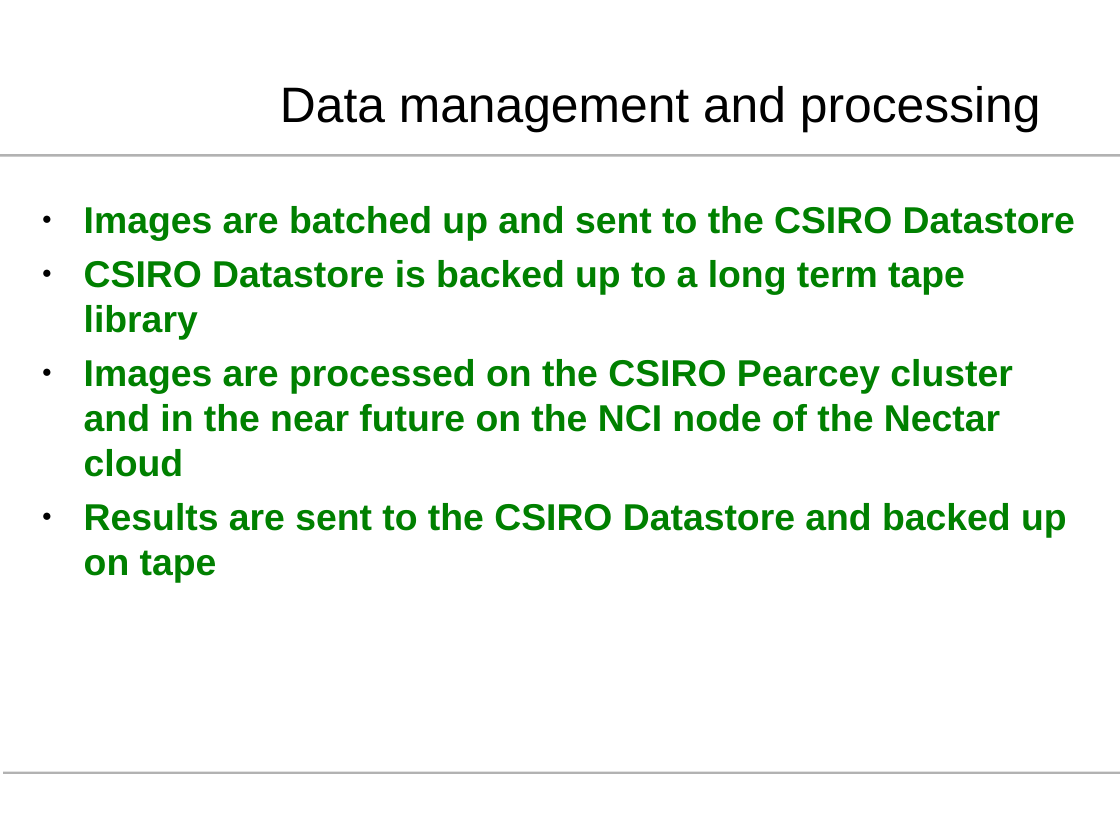
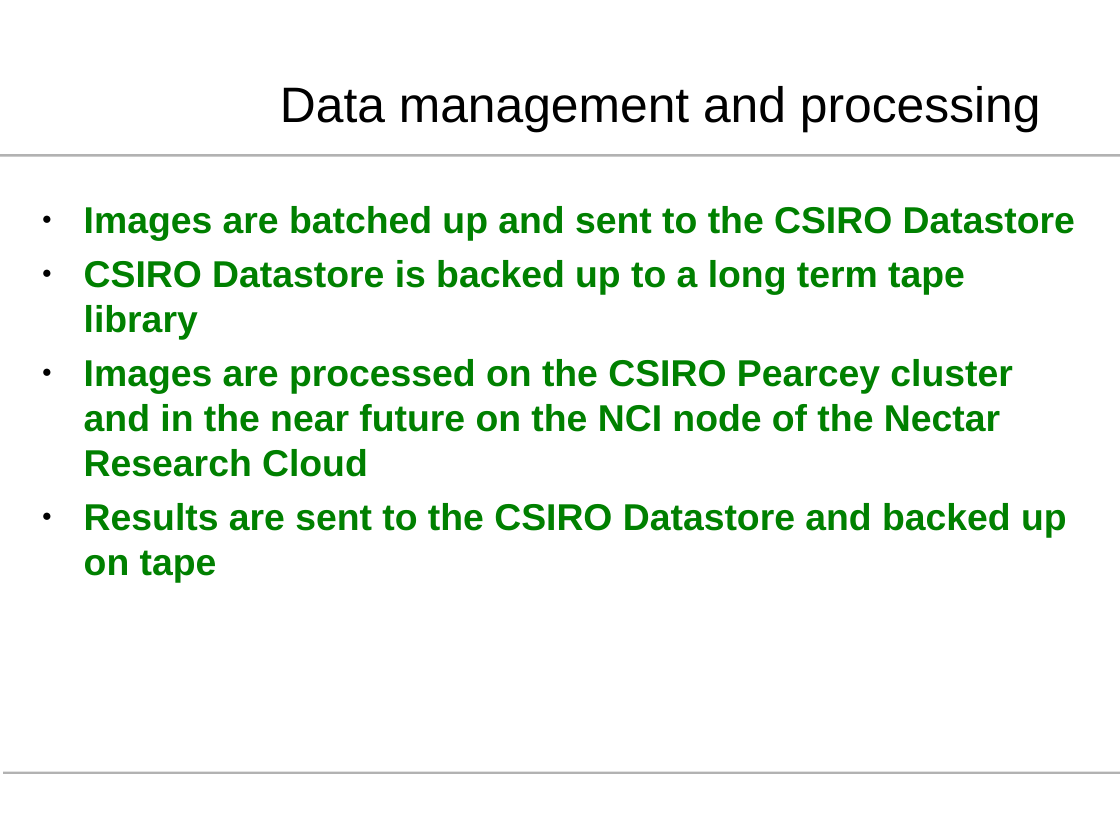
Before and after one commit to podd/podd-publications, a slide deck: slide 5 of csiro20150617/CSIRO-20150617-HRPPCTemplate.odp. Drawn at 1120x840 pixels with LibreOffice and Linux fonts; fonts in the diff are those of the drawing; background and template pictures are left out. Boxes give left, top, right and bottom in pixels: in the first picture for what was removed or moved away, otherwise in the second. Text is boxed around its words. In the diff, an @@ line names an element or a change of style, - is before the commit and + after.

```diff
--- a/csiro20150617/CSIRO-20150617-HRPPCTemplate.odp
+++ b/csiro20150617/CSIRO-20150617-HRPPCTemplate.odp
@@ text at <box>84,359,1012,477</box>: text changed @@
-● Images are processed on the CSIRO Pearcey cluster and in the near future on the NCI node of the Nectar cloud
+● Images are processed on the CSIRO Pearcey cluster and in the near future on the NCI node of the Nectar Research Cloud
```
Also in this commit, not shown: 4 other slides changed, 1 other file.
